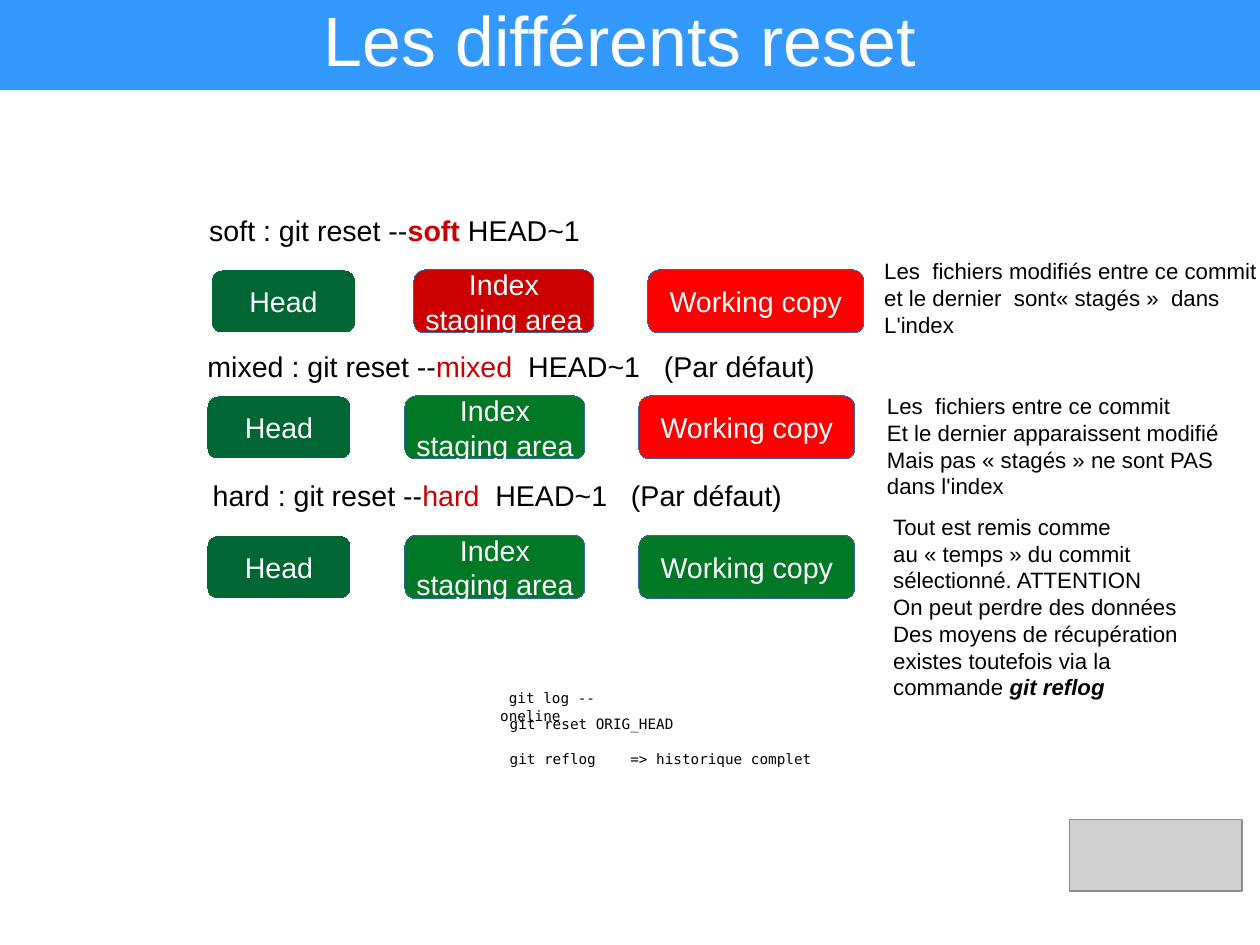
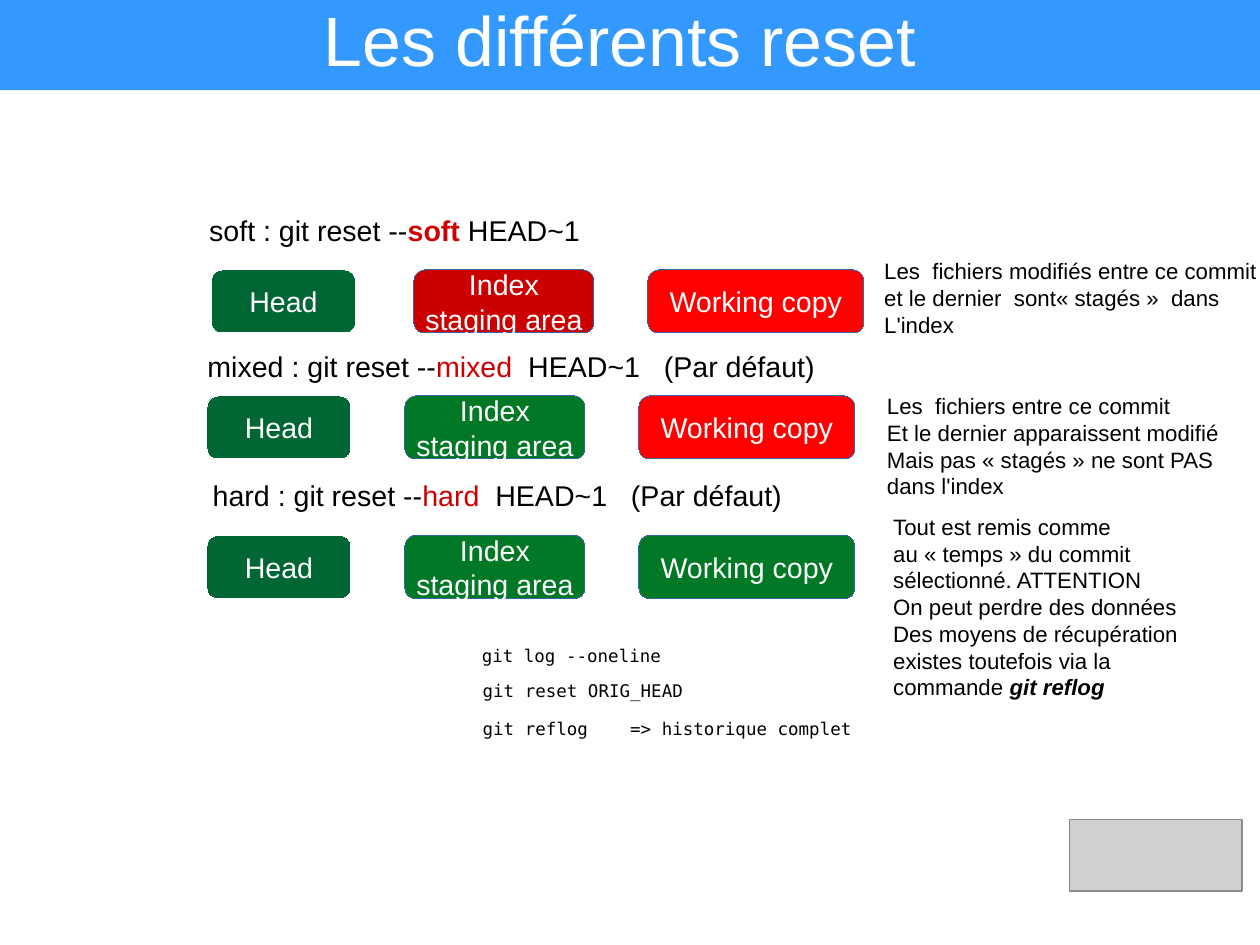
Before and after one commit to heylve/current, a slide deck: slide 18 of Presentations/git_explained.odp (slide 16 before the commit). Drawn at 1260x945 pixels with LibreOffice and Linux fonts; fonts in the diff are those of the drawing; grey boxes stand for pictures. Boxes give left, top, right and bottom in pixels: in the first picture for what was removed or moved away, otherwise in the second. Text is boxed around its words. In the diff, an @@ line names an element or a change of style, - is before the commit and + after.

```diff
--- a/Presentations/git_explained.odp
+++ b/Presentations/git_explained.odp
@@ text "git log --oneline" at bbox=[482, 648, 661, 666]: size 9 to 11 pt @@
@@ text "git log --oneline": place and size @@
-text "git log --oneline" at bbox=[500, 692, 569, 725]
+text "git log --oneline" at bbox=[482, 648, 661, 666]
@@ text "git reset ORIG_HEAD": place and size @@
-text "git reset ORIG_HEAD" at bbox=[510, 717, 811, 767]
+text "git reset ORIG_HEAD" at bbox=[483, 683, 852, 739]
@@ text "git reset ORIG_HEAD" at bbox=[483, 683, 852, 739]: size 9 to 11 pt @@
```
Also in this commit, not shown: 6 other slides changed, 2 slides added.
